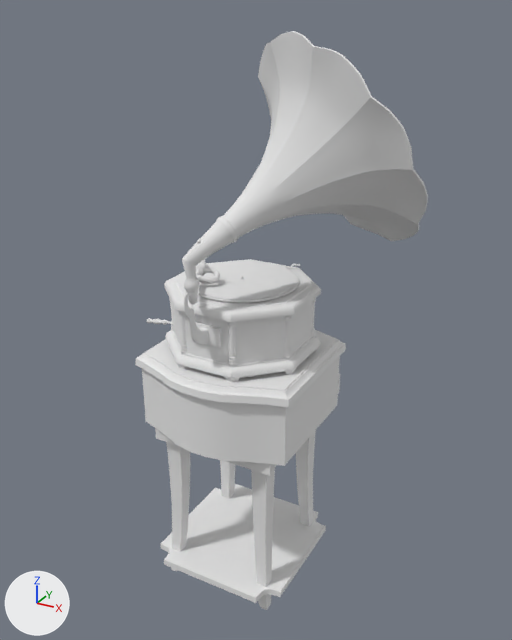
The OBJ model iOSGameTest/art.scnassets/ASS_Gramophone.obj: old version first, new version second.
The view is the same before and after, from a 50 mm camera at (4.87, -8.43, 5.77) aimed at (0.13, 0.18, 1.47). Lighting does not change. The marker at lower left points along +X, +Y and +Z. Where no turn or scale is listed for an object, it has been applied to the vertices. Vertices at the same position are counted once.

The older version as bpy lines, for what is in view:
```python
me_cylinder_006 = bpy.data.meshes.new('Cylinder.006')
me_cylinder_006.from_pydata(...)  # 11698 vertices, 21691 faces, 1 loose edge; spans x -1.79..2.6, y -1.49..1.7, z -2.98..5.52
me_cylinder_006.materials.append(mat_material_001)  # white #e7e7e7
ob_cylinder_006 = bpy.data.objects.new('Cylinder.006', me_cylinder_006)
ob_cylinder_006.location = (0.0, 0.0, 0.0)
```
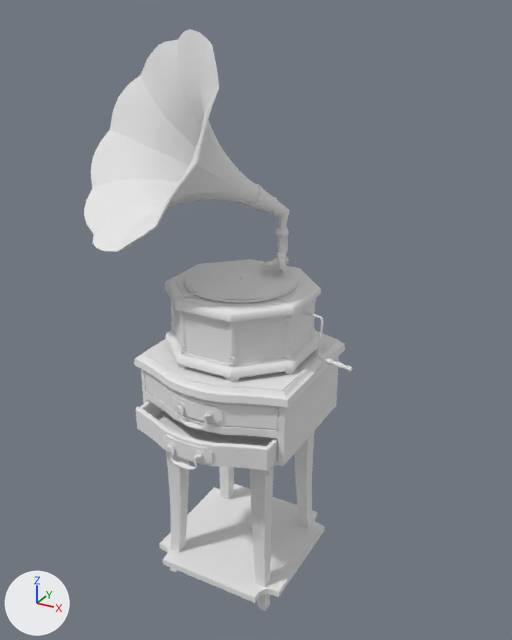
Commit message: fixed rotation

Location of each change, [x1, y1, x2, y2] in pixels of the pictures (512 x 640 px; the box of a moved part takes in the faces that stretch with it):
'Cylinder.006', reshaped (8% narrower): before [135, 31, 428, 610]; after [84, 29, 353, 611]
part 1 of me_cylinder_006, moved or reshaped: before [184, 292, 222, 348]; after [285, 242, 288, 255]
part 2 of me_cylinder_006, moved or reshaped: before [223, 31, 428, 241]; after [84, 29, 258, 252]
part 3 of me_cylinder_006, moved or reshaped: before [200, 216, 239, 254]; after [245, 183, 276, 213]
part 4 of me_cylinder_006, moved or reshaped: before [182, 239, 212, 279]; after [269, 198, 289, 227]
part 5 of me_cylinder_006, moved or reshaped: before [186, 291, 198, 296]; after [277, 238, 288, 242]
part 6 of me_cylinder_006, moved or reshaped: before [196, 267, 220, 282]; after [263, 257, 289, 267]
part 7 of me_cylinder_006, moved or reshaped: before [184, 276, 199, 304]; after [276, 226, 289, 258]
part 8 of me_cylinder_006, moved or reshaped: before [196, 259, 209, 276]; after [274, 252, 286, 271]
part 9 of me_cylinder_006, moved or reshaped: before [165, 298, 172, 324]; after [303, 312, 328, 362]
part 10 of me_cylinder_006, moved or reshaped (not visible before): after [270, 296, 291, 303]
part 11 of me_cylinder_006, moved or reshaped: before [287, 264, 300, 269]; after [176, 294, 195, 297]
part 12 of me_cylinder_006, rebuilt: before [338, 373, 340, 394]; after [136, 400, 278, 471]
part 13 of me_cylinder_006, rebuilt: before [161, 484, 326, 603]; after [159, 484, 325, 603]
part 14 of me_cylinder_006, rebuilt: before [296, 430, 316, 527]; after [294, 431, 315, 527]
part 15 of me_cylinder_006, rebuilt: before [220, 460, 235, 498]; after [219, 467, 234, 499]
part 16 of me_cylinder_006, rebuilt: before [251, 468, 275, 610]; after [250, 468, 274, 611]
part 17 of me_cylinder_006, rebuilt (6% shorter): before [167, 442, 191, 571]; after [166, 451, 189, 572]
part 18 of me_cylinder_006, deleted: before [147, 318, 277, 476]
part 19 of me_cylinder_006, built on: before [135, 330, 346, 466]; after [134, 330, 353, 476]
part 20 of me_cylinder_006, moved or reshaped: before [196, 260, 299, 303]; after [184, 261, 298, 303]

The change, as a list of edits to the scene's bpy script:
```text
Change me_cylinder_006:
    remove me_cylinder_006.from_pydata(...)  # 11698 vertices, 21691 faces, 1 loose edge; spans x -1.79..2.6, y -1.49..1.7, z -2.98..5.52
    add me_cylinder_006.from_pydata(...)  # 11697 vertices, 21690 faces, 1 loose edge; spans x -2.61..1.78, y -1.69..1.49, z -2.98..5.52
    me_cylinder_006 part 1: the loose piece of 144 vertices spanning x -0.24..0.24, y -1.49..-0.96, z 1.54..2.43 is turned 180 degrees about the z axis through its middle, then moved by (-0.01, 2.46, 0.0)
    me_cylinder_006 part 2: the loose piece of 821 vertices spanning x -0.24..2.6, y -1.23..1.63, z 2.73..5.52 is turned 180 degrees about the z axis through its middle, then moved by (-2.38, -0.4, 0.0)
    me_cylinder_006 part 3: the loose piece of 240 vertices spanning x 0.01..0.47, y -1.21..-0.7, z 2.87..3.35 is turned 180 degrees about the z axis through its middle, then moved by (-0.49, 1.92, 0.0)
    me_cylinder_006 part 4: the loose piece of 240 vertices spanning x -0.09..0.23, y -1.41..-1.04, z 2.61..3.1 is turned 180 degrees about the z axis through its middle, then moved by (-0.15, 2.46, 0.0)
    me_cylinder_006 part 5: the loose piece of 230 vertices spanning x -0.11..0.08, y -1.39..-1.24, z 2.38..2.43 is turned -180 degrees about the z axis through its middle, then moved by (0.02, 2.63, 0.0)
    me_cylinder_006 part 6: the loose piece of 625 vertices spanning x -0.47..-0.14, y -0.69..-0.28, z 2.23..2.39 is turned -180 degrees about the z axis through its middle, then moved by (0.6, 0.98, 0.0)
    me_cylinder_006 part 7: the loose piece of 552 vertices spanning x -0.41..0.11, y -1.42..-0.6, z 2.21..2.62 is turned 180 degrees about the z axis through its middle, then moved by (0.29, 2.02, 0.0)
    me_cylinder_006 part 8: the loose piece of 641 vertices spanning x -0.55..-0.33, y -0.55..-0.27, z 2.23..2.51 is turned 180 degrees about the z axis through its middle, then moved by (0.86, 0.82, 0.0)
    me_cylinder_006 part 9: the loose piece of 160 vertices spanning x -1.61..-1.0, y -0.02..0.02, z 1.12..1.84 is turned -180 degrees about the z axis through its middle, then moved by (2.6, 0.0, 0.0)
    me_cylinder_006 part 10: the loose piece of 60 vertices spanning x -0.9..-0.73, y 0.16..0.5, z 2.1..2.11 is turned -180 degrees about the z axis through its middle, then moved by (1.61, -0.66, 0.0)
    me_cylinder_006 part 11: the loose piece of 46 vertices spanning x 0.2..0.47, y 0.49..0.99, z 2.1..2.18 is turned 180 degrees about the z axis through its middle, then moved by (-0.69, -1.48, 0.0)
    me_cylinder_006 part 12: the loose piece of 138 vertices spanning x -1.12..1.12, y -0.49..1.59, z -0.04..0.32 is rebuilt with 138 vertices and now spans x -1.13..1.11, y -1.58..0.49, z -0.04..0.32
    me_cylinder_006 part 13: the loose piece of 48 vertices spanning x -1.13..1.14, y -1.16..1.17, z -2.63..-2.53 is rebuilt with 48 vertices and now spans x -1.15..1.12, y -1.16..1.16, z -2.63..-2.53
    me_cylinder_006 part 14: the loose piece of 26 vertices spanning x 0.63..0.92, y 0.62..0.93, z -2.98..-0.09 is rebuilt with 26 vertices and now spans x 0.62..0.91, y 0.6..0.9, z -2.98..-0.09
    me_cylinder_006 part 15: the loose piece of 26 vertices spanning x -0.92..-0.63, y 0.62..0.93, z -2.98..-0.09 is rebuilt with 26 vertices and now spans x -0.93..-0.64, y 0.6..0.9, z -2.98..-0.09
    me_cylinder_006 part 16: the loose piece of 26 vertices spanning x 0.63..0.92, y -0.9..-0.59, z -2.98..-0.09 is rebuilt with 26 vertices and now spans x 0.62..0.91, y -0.92..-0.62, z -2.98..-0.09
    me_cylinder_006 part 17: the loose piece of 26 vertices spanning x -0.92..-0.63, y -0.9..-0.59, z -2.98..-0.09 is rebuilt with 26 vertices and now spans x -0.93..-0.64, y -0.92..-0.62, z -2.98..-0.09
    me_cylinder_006 part 18: 35 loose pieces with 2137 vertices, spanning x -1.79..1.12, y -0.98..1.7, z -0.33..2.26, are deleted
    me_cylinder_006 part 19: 1 vertex moved within x 0.39, y 1.23, z 1.06; 464 vertices removed from x -1.28..1.28, y -1.37..1.38, z -0.11..1.08; 2612 vertices added at x -1.3..1.78, y -1.69..1.37, z -0.41..1.21
    me_cylinder_006 part 20: 3 vertices moved within x 0.0..0.3, y -0.01..0.74, z 2.16; 501 vertices removed from x -0.83..0.83, y -0.82..0.84, z 2.12..2.37; 525 vertices added at x -0.84..0.82, y -0.83..0.82, z 2.12..2.37
```
